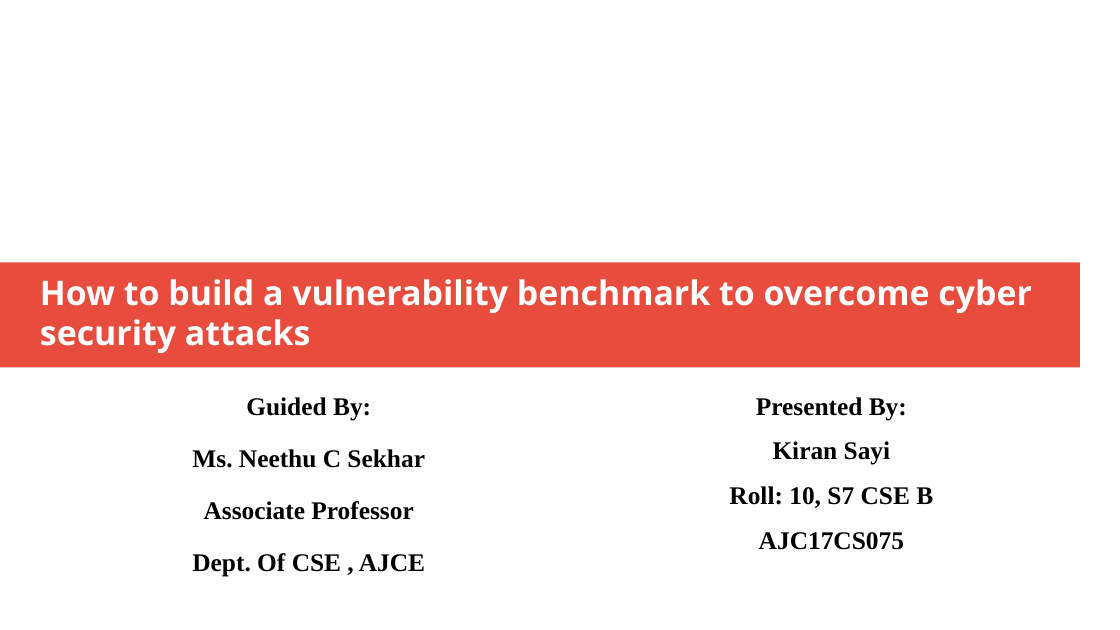
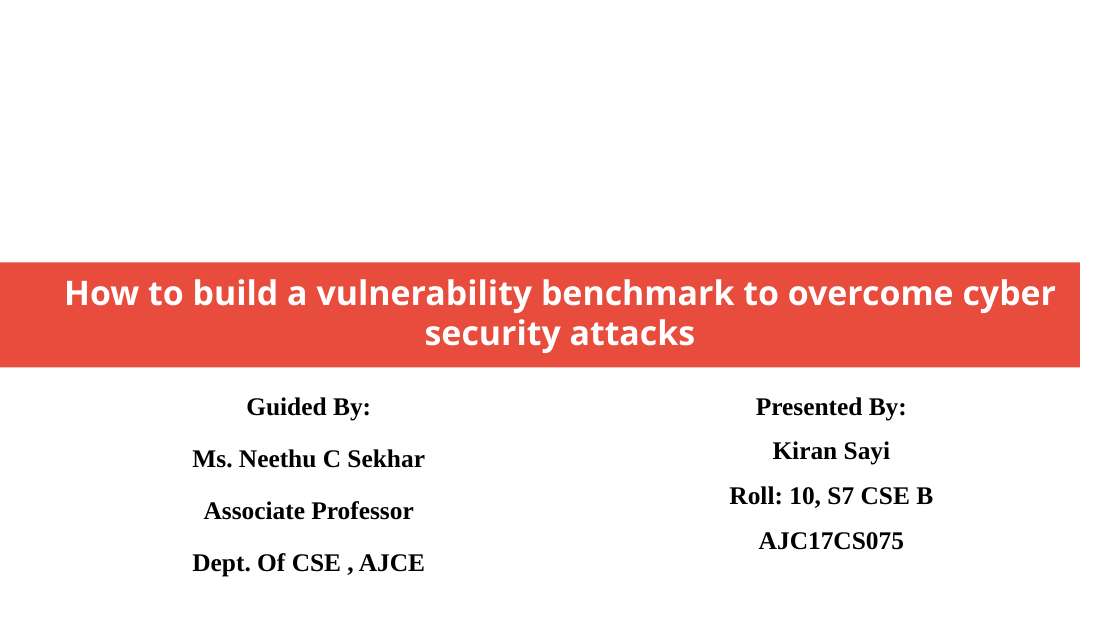
Before and after one commit to Kiran-Sayi/Kiran-Sayi.github.io, a slide deck: slide 1 of Seminar_Kiran_Sayi.odp. Drawn at 1120x630 pixels with LibreOffice and Linux fonts; fonts in the diff are those of the drawing. Boxes give left, top, right and bottom in pixels: in the first picture for what was removed or moved away, otherwise in the second. Text is boxed around its words. In the diff, an @@ line names an element or a change of style, - is before the commit and + after.

```diff
--- a/Seminar_Kiran_Sayi.odp
+++ b/Seminar_Kiran_Sayi.odp
@@ title "How to build a vulnerability ..." at [64,279,1057,353]: alignment left to centre @@
```
Also in this commit, not shown: 2 other slides changed, 4 other files.
